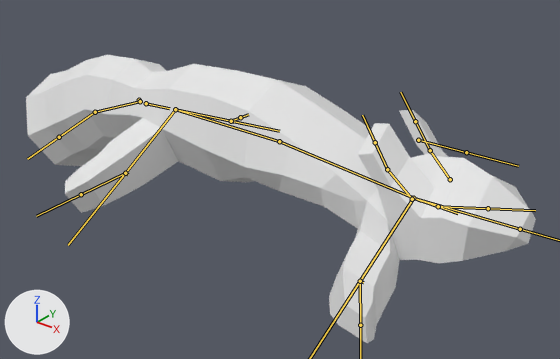
Before and after pictures for a commit that changed the FBX model Assets/Models/Squirrel/Squirrel_animation_textured_copy1.fbx.
One viewpoint serves both versions: a 50 mm lens placed at (0.318, -0.383, 0.187), pointed at (0.031, -0.024, -0.036). Arrows for +X, +Y and +Z are at lower left; the lights stay in place. The bones that bend it are drawn over the model as lines.

In view in the first picture: 'Squirrel.001'.
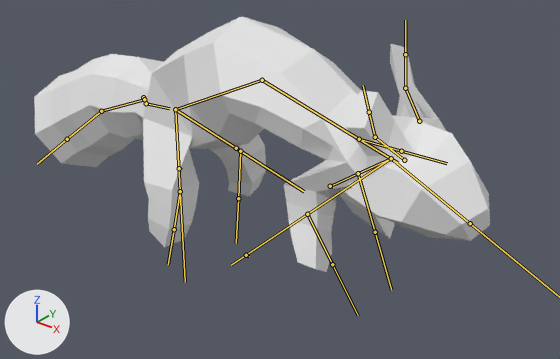
The newer file adds an action. The first version stands in its rest pose; the second is drawn at frame 16 of the action 'rig|Running loop fixed'.

What the commit changed:
Bone 'hip' (bone_hip) turns from (0, 0, 0) to (26, -2, -5) degrees about its own x, y and z.
Bone 'upperbody' (bone_upperbody) turns from (0, 0, 0) to (-36, -5, 9) degrees about its own x, y and z.
Bone 'head' (bone_head) turns from (0, 0, 0) to (-7, -8, -16) degrees about its own x, y and z.
Bone 'right front leg start' (bone_right_front_leg_start) turns from (0, 0, 0) to (-32, -10, -33) degrees about its own x, y and z.
Bone 'left front leg start' (bone_left_front_leg_start) turns from (0, 0, 0) to (-11, 3, 29) degrees about its own x, y and z.
Bone 'left ear start' (bone_left_ear_start) moves from (0.0, 0.0, 0.0) to (0.032, 0.067, -0.024).
Bone 'left ear end' (bone_left_ear_end) turns from (0, 0, 0) to (18, -2, -1) degrees about its own x, y and z.
Bone 'right ear start' (bone_right_ear_start) moves from (0.0, 0.0, 0.0) to (-0.007, -0.021, -0.014).
Bone 'right ear start' (bone_right_ear_start) turns from (0, 0, 0) to (6, -3, -30) degrees about its own x, y and z.
Bone 'right ear end' (bone_right_ear_end) turns from (0, 0, 0) to (23, -6, 5) degrees about its own x, y and z.
Bone 'right back leg start' (bone_right_back_leg_start) turns from (0, 0, 0) to (-24, 5, 24) degrees about its own x, y and z.
Bone 'left back leg start' (bone_left_back_leg_start) turns from (0, 0, 0) to (-22, -7, -37) degrees about its own x, y and z.
Bone 'butt tail control' (bone_butt_tail_control) moves from (0.0, 0.0, 0.0) to (0.028, 0.009, 0.001).
Bone 'butt tail control' (bone_butt_tail_control) turns from (0, 0, 0) to (-1, 4, 1) degrees about its own x, y and z.
Bone 'butt tail.001' (bone_butt_tail_001) turns from (0, 0, 0) to (0, -5, -1) degrees about its own x, y and z.
Bone ' tail end.002' (bone_tail_end_002) turns from (0, 0, 0) to (-1, 4, 1) degrees about its own x, y and z.
Bone 'left back leg target ik' (bone_left_back_leg_target_ik) moves from (0.0, 0.0, 0.0) to (0.127, 0.107, -0.021).
Bone 'left back leg target ik' (bone_left_back_leg_target_ik) turns from (0, 0, 0) to (-7, -52, 3) degrees about its own x, y and z.
Bone 'left back leg tip' (bone_left_back_leg_tip) moves from (0.0, 0.0, 0.0) to (0.017, 0.003, -0.001).
Bone 'left back leg tip' (bone_left_back_leg_tip) turns from (0, 0, 0) to (-24, 2, -18) degrees about its own x, y and z.
Bone 'right back leg target ik' (bone_right_back_leg_target_ik) moves from (0.0, 0.0, 0.0) to (-0.135, 0.074, -0.006).
Bone 'right back leg tip' (bone_right_back_leg_tip) moves from (0.0, 0.0, 0.0) to (-0.05, 0.024, -0.046).
Bone 'right back leg tip' (bone_right_back_leg_tip) turns from (0, 0, 0) to (-65, -24, 15) degrees about its own x, y and z.
Bone 'left front leg target ik' (bone_left_front_leg_target_ik) moves from (0.0, 0.0, 0.0) to (-0.001, -0.346, -0.05).
Bone 'left front leg target ik' (bone_left_front_leg_target_ik) turns from (0, 0, 0) to (-4, -55, 8) degrees about its own x, y and z.
Bone 'left front leg start.001' (bone_left_front_leg_start_001) moves from (0.0, 0.0, 0.0) to (0.217, -0.073, -0.074).
Bone 'left front leg start.001' (bone_left_front_leg_start_001) turns from (0, 0, 0) to (-27, -17, 10) degrees about its own x, y and z.
Bone 'right front leg target ik' (bone_right_front_leg_target_ik) moves from (0.0, 0.0, 0.0) to (0.037, -0.34, -0.049).
Bone 'right front leg target ik' (bone_right_front_leg_target_ik) turns from (0, 0, 0) to (-4, 62, 3) degrees about its own x, y and z.
Bone 'right front leg tip' (bone_right_front_leg_tip) moves from (0.0, 0.0, 0.0) to (-0.192, -0.032, -0.043).
Bone 'right front leg tip' (bone_right_front_leg_tip) turns from (0, 0, 0) to (-9, 4, -1) degrees about its own x, y and z.

Where the change shows, as pixel boxes [x1, y1, x2, y2] in the pictures (560 x 359 px):
'Squirrel.001', posed (11% narrower, 11% shorter)
    before: [26, 55, 536, 343]
    after: [34, 16, 490, 272]
bone 'hip', root to tip
    before: (175, 109) to (279, 141)
    after: (175, 109) to (262, 80)
bone 'upperbody', root to tip
    before: (279, 141) to (421, 201)
    after: (262, 80) to (398, 163)
bone 'head', root to tip
    before: (413, 198) to (520, 229)
    after: (391, 158) to (470, 223)
bone 'right front leg start', root to tip
    before: (413, 198) to (360, 281)
    after: (391, 158) to (307, 214)
bone 'left front leg start', root to tip
    before: (413, 198) to (438, 206)
    after: (391, 158) to (358, 173)
bone 'left ear start', root to tip
    before: (450, 179) to (430, 150)
    after: (419, 121) to (405, 88)
bone 'left ear end', root to tip
    before: (430, 150) to (415, 121)
    after: (405, 88) to (405, 54)
bone 'right ear start', root to tip
    before: (412, 199) to (387, 169)
    after: (404, 160) to (375, 137)
bone 'right ear end', root to tip
    before: (387, 169) to (375, 142)
    after: (375, 137) to (369, 112)
bone 'right back leg start', root to tip
    before: (175, 109) to (125, 173)
    after: (175, 109) to (180, 191)
bone 'left back leg start', root to tip
    before: (175, 109) to (231, 121)
    after: (175, 109) to (240, 151)
bone 'butt tail control', root to tip
    before: (139, 100) to (137, 101)
    after: (143, 97) to (142, 98)
bone 'butt tail.001', root to tip
    before: (140, 101) to (95, 112)
    after: (144, 99) to (101, 111)
bone ' tail end.002', root to tip
    before: (95, 112) to (59, 137)
    after: (101, 111) to (67, 139)
bone 'left back leg target ik', root to tip
    before: (231, 121) to (234, 122)
    after: (236, 148) to (238, 149)
bone 'left back leg tip', root to tip
    before: (231, 121) to (240, 117)
    after: (240, 151) to (238, 198)
bone 'right back leg target ik', root to tip
    before: (125, 173) to (128, 174)
    after: (179, 168) to (181, 170)
bone 'right back leg tip', root to tip
    before: (125, 173) to (81, 194)
    after: (180, 191) to (174, 229)
bone 'left front leg target ik', root to tip
    before: (438, 206) to (441, 207)
    after: (330, 186) to (333, 187)
bone 'left front leg start.001', root to tip
    before: (438, 206) to (488, 208)
    after: (358, 173) to (375, 232)
bone 'right front leg target ik', root to tip
    before: (360, 281) to (363, 282)
    after: (246, 255) to (249, 256)
bone 'right front leg tip', root to tip
    before: (360, 281) to (360, 325)
    after: (307, 214) to (332, 264)
